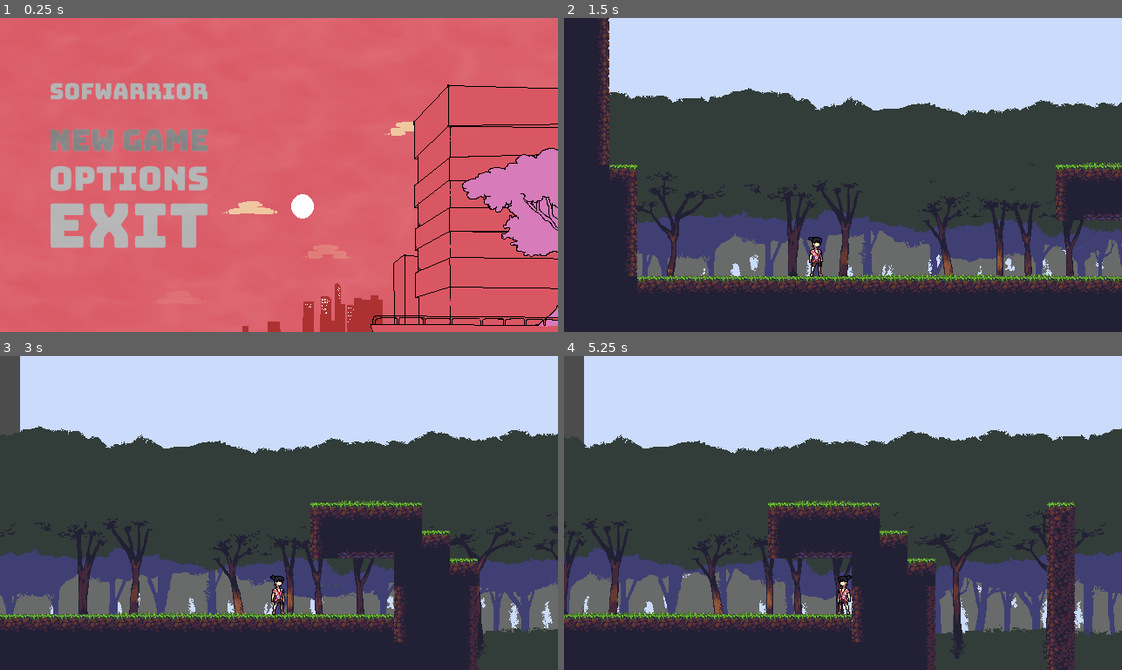
Above: before the commit, frames 1-4 (two rows, left to right).
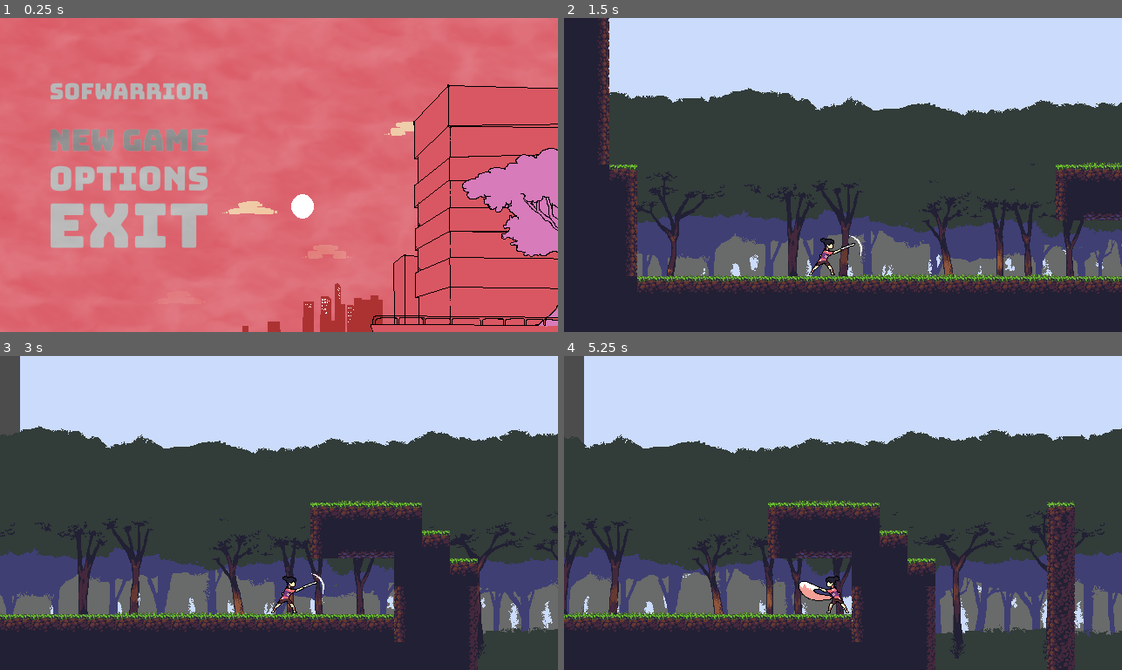
Above: after the commit, the same moments.

Repository: marcelo-lemos/Softwarrior
Game: Godot game, scene res://Nodes/UI/TitleScreen.tscn
Two runs of this game, one before a commit and one after it. Both use one fixed random seed, a clock stepped at 60 frames per second and the inputs below. The engine's default icon, where the game draws it, is replaced by a stand-in: a white triangle on a blue panel in a dark square.
Inputs (mouse positions are in pixels of both pictures, inside the frame that each line leads up to):
- Up to frame 1 (0.25 s): no input
- Up to frame 2 (1.5 s): click (692, 140) at 0.5 s; tap Enter (ui_accept) at 1.25 s; hold Right (ui_right) from 1.28 s (still down); hold X (attack) from 1.28 s (still down)
- Up to frame 3 (3 s): tap Z (jump) at 1.52, 2.27 s; tap A (fire, bound only before the commit) at 1.55, 2.1 s; release X (attack) at 2.03 s; tap X (attack) at 2.3 s; release Right (ui_right) at 2.78 s; hold Left (ui_left) from 2.78 s (still down); hold X (attack) from 2.78 s (still down)
- Up to frame 4 (5.25 s): tap A (fire, bound only before the commit) at 3.05 s; release Left (ui_left) at 3.53 s; release X (attack) at 3.53 s; hold Right (ui_right) 3.53-5.03 s; tap C (dash) at 3.6 s; tap Z (jump) at 3.77, 4.52 s; tap X (attack) at 3.8, 5.1 s; hold A (fire, bound only before the commit) 4.28-5.03 s; hold Left (ui_left) from 5.03 s (still down)

The runs differ from the first frame. In frame 2, 0.4% of the frame differs, in the area x 43-54%, y 69-83%; in frame 3, 0.4%; in frame 4, 0.6%, in the area x 42-52%, y 69-83%.

Commit message:
Add first ground combo sprite

Diff:
--- a/game/Nodes/Characters/Player/GroundAttack.gd
+++ b/game/Nodes/Characters/Player/GroundAttack.gd
@@ -17,14 +17,17 @@
 var combo = [{
 		'damage': 1,
 		'animation': 'ground_attack1',
+		'animation_sprite': 'GroundCombo1'
 	},
 	{
 		'damage': 1,
 		'animation': 'ground_attack2',
+		'animation_sprite': 'GroundCombo1'
 	},
 	{
 		'damage': 1,
 		'animation': 'ground_attack3',
+		'animation_sprite': 'GroundCombo1'
 	}]
 
 #var hit_objects = []
@@ -33,7 +36,8 @@
 	player.katana.connect("set_attack_input_listening", self, "set_attack_input_listening")
 	player.katana.connect("set_ready_for_next_attack", self, "set_ready_for_next_attack")
 	print("Entered GROUND_ATTACK")
-	sprite.play("Idle")
+
+	#sprite.play("Idle")
 	attack()
 
 func exit():
@@ -59,6 +63,9 @@
 			if combo_count <= MAX_COMBO_COUNT:
 				attack_current = combo[combo_count -1]
 				katana.attack(attack_current)
+				sprite.frame = 0
+				sprite.play(attack_current['animation_sprite'])
+
 
 	state = new_state
 
--- a/game/Nodes/Characters/Player/Player.tscn
+++ b/game/Nodes/Characters/Player/Player.tscn
@@ -1,79 +1,91 @@
-[gd_scene load_steps=46 format=2]
+[gd_scene load_steps=53 format=2]
 
 [ext_resource path="res://Nodes/Characters/Player/PlayerController.gd" type="Script" id=1]
 [ext_resource path="res://Nodes/Characters/GenericCharacter.tscn" type="PackedScene" id=2]
-[ext_resource path="res://Assets/Sprites/MC/PlayerRun1.png" type="Texture" id=3]
-[ext_resource path="res://Assets/Sprites/MC/PlayerRun2.png" type="Texture" id=4]
-[ext_resource path="res://Assets/Sprites/MC/PlayerRun3.png" type="Texture" id=5]
-[ext_resource path="res://Assets/Sprites/MC/PlayerRun4.png" type="Texture" id=6]
-[ext_resource path="res://Assets/Sprites/MC/PlayerRun5.png" type="Texture" id=7]
-[ext_resource path="res://Assets/Sprites/MC/PlayerRun6.png" type="Texture" id=8]
-[ext_resource path="res://Assets/Sprites/MC/PlayerRun7.png" type="Texture" id=9]
-[ext_resource path="res://Assets/Sprites/MC/PlayerRun8.png" type="Texture" id=10]
-[ext_resource path="res://Assets/Sprites/MC/PlayerRun9.png" type="Texture" id=11]
-[ext_resource path="res://Assets/Sprites/MC/PlayerRun10.png" type="Texture" id=12]
-[ext_resource path="res://Assets/Sprites/MC/PlayerRun11.png" type="Texture" id=13]
-[ext_resource path="res://Assets/Sprites/MC/PlayerIdle1.png" type="Texture" id=14]
-[ext_resource path="res://Assets/Sprites/MC/PlayerIdle2.png" type="Texture" id=15]
-[ext_resource path="res://Assets/Sprites/MC/PlayerIdle3.png" type="Texture" id=16]
-[ext_resource path="res://Assets/Sprites/MC/PlayerIdle4.png" type="Texture" id=17]
-[ext_resource path="res://Assets/Sprites/MC/PlayerIdle5.png" type="Texture" id=18]
-[ext_resource path="res://Assets/Sprites/MC/PlayerIdle6.png" type="Texture" id=19]
-[ext_resource path="res://Assets/Sprites/MC/PlayerWall1.png" type="Texture" id=20]
-[ext_resource path="res://Assets/Sprites/MC/PlayerWall2.png" type="Texture" id=21]
-[ext_resource path="res://Assets/Sprites/MC/PlayerWall3.png" type="Texture" id=22]
-[ext_resource path="res://Assets/Sprites/MC/playerJumpUp.png" type="Texture" id=23]
-[ext_resource path="res://Assets/Sprites/MC/PlayerDash1.png" type="Texture" id=24]
-[ext_resource path="res://Assets/Sprites/MC/PlayerDash2.png" type="Texture" id=25]
-[ext_resource path="res://Assets/Sprites/MC/PlayerDash3.png" type="Texture" id=26]
-[ext_resource path="res://Assets/Sprites/MC/PlayerDash4.png" type="Texture" id=27]
-[ext_resource path="res://Assets/Sprites/MC/playerJumpDown.png" type="Texture" id=28]
-[ext_resource path="res://Nodes/Combat/Katana.tscn" type="PackedScene" id=29]
-[ext_resource path="res://Nodes/Combat/shurikenShots.gd" type="Script" id=30]
-[ext_resource path="res://Nodes/Characters/Player/PlayerStateMachine.gd" type="Script" id=31]
-[ext_resource path="res://Nodes/Characters/Player/Move.gd" type="Script" id=32]
-[ext_resource path="res://Nodes/Characters/Player/Dash.gd" type="Script" id=33]
-[ext_resource path="res://Nodes/Characters/Player/MidAir.gd" type="Script" id=34]
-[ext_resource path="res://Nodes/Characters/Player/OnWall.gd" type="Script" id=35]
-[ext_resource path="res://Nodes/Characters/Player/GroundAttack.gd" type="Script" id=36]
-[ext_resource path="res://Nodes/Characters/Player/DashAttack.gd" type="Script" id=37]
-[ext_resource path="res://Nodes/Characters/Player/AirAttack.gd" type="Script" id=38]
-[ext_resource path="res://Nodes/Characters/Player/TextureEmitter.gd" type="Script" id=39]
-[ext_resource path="res://Assets/Sprites/MC/PlayerDashTrailFlip.png" type="Texture" id=40]
-[ext_resource path="res://Nodes/Characters/Player/CPUParticles2D.gd" type="Script" id=41]
-[ext_resource path="res://Assets/Sprites/MC/PlayerDashTrail.png" type="Texture" id=42]
+[ext_resource path="res://Assets/Sprites/MC/PlayerDash1.png" type="Texture" id=3]
+[ext_resource path="res://Assets/Sprites/MC/PlayerDash2.png" type="Texture" id=4]
+[ext_resource path="res://Assets/Sprites/MC/PlayerDash3.png" type="Texture" id=5]
+[ext_resource path="res://Assets/Sprites/MC/PlayerDash4.png" type="Texture" id=6]
+[ext_resource path="res://Assets/Sprites/MC/PlayerIdle1.png" type="Texture" id=7]
+[ext_resource path="res://Assets/Sprites/MC/PlayerIdle2.png" type="Texture" id=8]
+[ext_resource path="res://Assets/Sprites/MC/PlayerIdle3.png" type="Texture" id=9]
+[ext_resource path="res://Assets/Sprites/MC/PlayerIdle4.png" type="Texture" id=10]
+[ext_resource path="res://Assets/Sprites/MC/PlayerIdle5.png" type="Texture" id=11]
+[ext_resource path="res://Assets/Sprites/MC/PlayerIdle6.png" type="Texture" id=12]
+[ext_resource path="res://Assets/Sprites/MC/playerJumpDown.png" type="Texture" id=13]
+[ext_resource path="res://Assets/Sprites/MC/PlayerRun1.png" type="Texture" id=14]
+[ext_resource path="res://Assets/Sprites/MC/PlayerRun2.png" type="Texture" id=15]
+[ext_resource path="res://Assets/Sprites/MC/PlayerRun3.png" type="Texture" id=16]
+[ext_resource path="res://Assets/Sprites/MC/PlayerRun4.png" type="Texture" id=17]
+[ext_resource path="res://Assets/Sprites/MC/PlayerRun5.png" type="Texture" id=18]
+[ext_resource path="res://Assets/Sprites/MC/PlayerRun6.png" type="Texture" id=19]
+[ext_resource path="res://Assets/Sprites/MC/PlayerRun7.png" type="Texture" id=20]
+[ext_resource path="res://Assets/Sprites/MC/PlayerRun8.png" type="Texture" id=21]
+[ext_resource path="res://Assets/Sprites/MC/PlayerRun9.png" type="Texture" id=22]
+[ext_resource path="res://Assets/Sprites/MC/PlayerRun10.png" type="Texture" id=23]
+[ext_resource path="res://Assets/Sprites/MC/PlayerRun11.png" type="Texture" id=24]
+[ext_resource path="res://Assets/Sprites/MC/playerJumpUp.png" type="Texture" id=25]
+[ext_resource path="res://Assets/Sprites/MC/GroundComboFirst1.png" type="Texture" id=26]
+[ext_resource path="res://Assets/Sprites/MC/GroundComboFirst2.png" type="Texture" id=27]
+[ext_resource path="res://Assets/Sprites/MC/GroundComboFirst3.png" type="Texture" id=28]
+[ext_resource path="res://Assets/Sprites/MC/GroundComboFirst4.png" type="Texture" id=29]
+[ext_resource path="res://Assets/Sprites/MC/GroundComboFirst5.png" type="Texture" id=30]
+[ext_resource path="res://Assets/Sprites/MC/GroundComboFirst6.png" type="Texture" id=31]
+[ext_resource path="res://Assets/Sprites/MC/GroundComboFirst7.png" type="Texture" id=32]
+[ext_resource path="res://Assets/Sprites/MC/PlayerWall1.png" type="Texture" id=33]
+[ext_resource path="res://Assets/Sprites/MC/PlayerWall2.png" type="Texture" id=34]
+[ext_resource path="res://Assets/Sprites/MC/PlayerWall3.png" type="Texture" id=35]
+[ext_resource path="res://Nodes/Combat/Katana.tscn" type="PackedScene" id=36]
+[ext_resource path="res://Nodes/Combat/shurikenShots.gd" type="Script" id=37]
+[ext_resource path="res://Nodes/Characters/Player/PlayerStateMachine.gd" type="Script" id=38]
+[ext_resource path="res://Nodes/Characters/Player/Move.gd" type="Script" id=39]
+[ext_resource path="res://Nodes/Characters/Player/Dash.gd" type="Script" id=40]
+[ext_resource path="res://Nodes/Characters/Player/MidAir.gd" type="Script" id=41]
+[ext_resource path="res://Nodes/Characters/Player/OnWall.gd" type="Script" id=42]
+[ext_resource path="res://Nodes/Characters/Player/GroundAttack.gd" type="Script" id=43]
+[ext_resource path="res://Nodes/Characters/Player/DashAttack.gd" type="Script" id=44]
+[ext_resource path="res://Nodes/Characters/Player/AirAttack.gd" type="Script" id=45]
+[ext_resource path="res://Nodes/Characters/Player/TextureEmitter.gd" type="Script" id=46]
+[ext_resource path="res://Assets/Sprites/MC/PlayerDashTrailFlip.png" type="Texture" id=47]
+[ext_resource path="res://Nodes/Characters/Player/CPUParticles2D.gd" type="Script" id=48]
+[ext_resource path="res://Assets/Sprites/MC/PlayerDashTrail.png" type="Texture" id=49]
 
 [sub_resource type="SpriteFrames" id=1]
 animations = [ {
-"frames": [ ExtResource( 3 ), ExtResource( 4 ), ExtResource( 5 ), ExtResource( 6 ), ExtResource( 7 ), ExtResource( 8 ), ExtResource( 9 ), ExtResource( 10 ), ExtResource( 11 ), ExtResource( 12 ), ExtResource( 13 ) ],
+"frames": [ ExtResource( 3 ), ExtResource( 4 ), ExtResource( 5 ), ExtResource( 6 ) ],
+"loop": true,
+"name": "Dash",
+"speed": 12.0
+}, {
+"frames": [ ExtResource( 7 ), ExtResource( 8 ), ExtResource( 9 ), ExtResource( 10 ), ExtResource( 11 ), ExtResource( 12 ) ],
+"loop": true,
+"name": "Idle",
+"speed": 10.0
+}, {
+"frames": [ ExtResource( 13 ) ],
+"loop": true,
+"name": "JumpDown",
+"speed": 5.0
+}, {
+"frames": [ ExtResource( 14 ), ExtResource( 15 ), ExtResource( 16 ), ExtResource( 17 ), ExtResource( 18 ), ExtResource( 19 ), ExtResource( 20 ), ExtResource( 21 ), ExtResource( 22 ), ExtResource( 23 ), ExtResource( 24 ) ],
 "loop": true,
 "name": "Run",
 "speed": 19.0
 }, {
-"frames": [ ExtResource( 14 ), ExtResource( 15 ), ExtResource( 16 ), ExtResource( 17 ), ExtResource( 18 ), ExtResource( 19 ) ],
-"loop": true,
-"name": "Idle",
-"speed": 10.0
-}, {
-"frames": [ ExtResource( 20 ), ExtResource( 21 ), ExtResource( 22 ) ],
+"frames": [ ExtResource( 25 ) ],
+"loop": true,
+"name": "JumpUp",
+"speed": 5.0
+}, {
+"frames": [ ExtResource( 26 ), ExtResource( 27 ), ExtResource( 28 ), ExtResource( 29 ), ExtResource( 30 ), ExtResource( 31 ), ExtResource( 32 ) ],
+"loop": true,
+"name": "GroundCombo1",
+"speed": 25.0
+}, {
+"frames": [ ExtResource( 33 ), ExtResource( 34 ), ExtResource( 35 ) ],
 "loop": true,
 "name": "Wall",
 "speed": 12.0
-}, {
-"frames": [ ExtResource( 23 ) ],
-"loop": true,
-"name": "JumpUp",
-"speed": 5.0
-}, {
-"frames": [ ExtResource( 24 ), ExtResource( 25 ), ExtResource( 26 ), ExtResource( 27 ) ],
-"loop": true,
-"name": "Dash",
-"speed": 12.0
-}, {
-"frames": [ ExtResource( 28 ) ],
-"loop": true,
-"name": "JumpDown",
-"speed": 5.0
 } ]
 
 [sub_resource type="RectangleShape2D" id=2]
@@ -91,22 +103,18 @@
 script = null
 
 [node name="Sprite" parent="GenericCharacter" index="0"]
-position = Vector2( -15.7779, -23.8247 )
+position = Vector2( 0, 0.513336 )
 frames = SubResource( 1 )
 animation = "Idle"
-centered = false
 
 [node name="CollisionShape2D" parent="GenericCharacter" index="1"]
 position = Vector2( -1.21, 2.44 )
 shape = SubResource( 2 )
 
-[node name="Katana" parent="GenericCharacter" instance=ExtResource( 29 )]
-
-[node name="HitBox" parent="GenericCharacter/Katana" index="0"]
-rotation = 1.5708
+[node name="Katana" parent="GenericCharacter" instance=ExtResource( 36 )]
 
 [node name="RangedAttack" type="Node2D" parent="GenericCharacter"]
-script = ExtResource( 30 )
+script = ExtResource( 37 )
 
 [node name="WallDetection" type="Node2D" parent="GenericCharacter"]
 editor/display_folded = true
@@ -192,17 +200,18 @@
 amount = 10
 lifetime = 0.5
 local_coords = false
-texture = ExtResource( 42 )
+texture = ExtResource( 49 )
 gravity = Vector2( 50, 0 )
 color_ramp = SubResource( 3 )
-script = ExtResource( 41 )
+script = ExtResource( 48 )
 
 [node name="Timer" type="Timer" parent="GenericCharacter/TextureEmitter/Default"]
 wait_time = 0.15
 one_shot = true
-[connection signal="animation_finished" from="GenericCharacter/Katana/AnimationPlayer" to="GenericCharacter/StateMachine/AirAttack" method="_on_AnimationPlayer_animation_finished"]
+
 [connection signal="animation_finished" from="GenericCharacter/Katana/AnimationPlayer" to="GenericCharacter/StateMachine/DashAttack" method="_on_AnimationPlayer_animation_finished"]
 [connection signal="animation_finished" from="GenericCharacter/Katana/AnimationPlayer" to="GenericCharacter/StateMachine/GroundAttack" method="_on_AnimationPlayer_animation_finished"]
+[connection signal="animation_finished" from="GenericCharacter/Katana/AnimationPlayer" to="GenericCharacter/StateMachine/AirAttack" method="_on_AnimationPlayer_animation_finished"]
 [connection signal="timeout" from="GenericCharacter/TextureEmitter/Flip/Timer" to="GenericCharacter/TextureEmitter/Flip" method="_on_Timer_timeout"]
 [connection signal="timeout" from="GenericCharacter/TextureEmitter/Default/Timer" to="GenericCharacter/TextureEmitter/Default" method="_on_Timer_timeout"]
 
--- a/game/Nodes/UI/TitleScreen.tscn
+++ b/game/Nodes/UI/TitleScreen.tscn
@@ -104,7 +104,15 @@
 [node name="Fog" type="Sprite" parent="."]
 modulate = Color( 1, 1, 1, 0.282353 )
 material = SubResource( 2 )
-position = Vector2( 313.656, 173.492 )
+position = Vector2( 314.286, 172.862 )
+scale = Vector2( 10.4894, 6.30463 )
+z_index = 1
+texture = ExtResource( 16 )
+
+[node name="Fog2" type="Sprite" parent="."]
+modulate = Color( 1, 1, 1, 0.282353 )
+material = SubResource( 2 )
+position = Vector2( 314.286, 172.862 )
 scale = Vector2( 10.4894, 6.30463 )
 z_index = 1
 texture = ExtResource( 16 )
@@ -199,5 +207,6 @@
 [node name="AudioStreamPlayer" type="AudioStreamPlayer" parent="."]
 stream = ExtResource( 25 )
 autoplay = true
+
 [connection signal="pressed" from="MarginContainer/VBoxContainer/VBoxContainer/TextureButton" to="." method="_on_TextureButton_pressed"]
 [connection signal="pressed" from="MarginContainer/VBoxContainer/VBoxContainer/TextureButton3" to="." method="_on_TextureButton3_pressed"]
--- a/game/project.godot
+++ b/game/project.godot
@@ -87,15 +87,14 @@
 "events": [ Object(InputEventKey,"resource_local_to_scene":false,"resource_name":"","device":0,"alt":false,"shift":false,"control":false,"meta":false,"command":false,"pressed":false,"scancode":67,"unicode":0,"echo":false,"script":null)
  ]
 }
-fire={
-"deadzone": 0.5,
-"events": [ Object(InputEventKey,"resource_local_to_scene":false,"resource_name":"","device":0,"alt":false,"shift":false,"control":false,"meta":false,"command":false,"pressed":false,"scancode":65,"unicode":0,"echo":false,"script":null)
- ]
-}
 attack={
 "deadzone": 0.5,
 "events": [ Object(InputEventKey,"resource_local_to_scene":false,"resource_name":"","device":0,"alt":false,"shift":false,"control":false,"meta":false,"command":false,"pressed":false,"scancode":88,"unicode":0,"echo":false,"script":null)
  ]
+}
+fire={
+"deadzone": 0.5,
+"events": [  ]
 }
 
 [rendering]
Binary file added: game/Assets/Sprites/MC/GroundComboFirst1.png
Not shown, added: game/Assets/Sprites/MC/GroundComboFirst1.png.import
Binary file added: game/Assets/Sprites/MC/GroundComboFirst2.png
Not shown, added: game/Assets/Sprites/MC/GroundComboFirst2.png.import
Binary file added: game/Assets/Sprites/MC/GroundComboFirst3.png
Not shown, added: game/Assets/Sprites/MC/GroundComboFirst3.png.import
Binary file added: game/Assets/Sprites/MC/GroundComboFirst4.png
Not shown, added: game/Assets/Sprites/MC/GroundComboFirst4.png.import
Binary file added: game/Assets/Sprites/MC/GroundComboFirst5.png
Not shown, added: game/Assets/Sprites/MC/GroundComboFirst5.png.import
Binary file added: game/Assets/Sprites/MC/GroundComboFirst6.png
Not shown, added: game/Assets/Sprites/MC/GroundComboFirst6.png.import
(and 3 more such lines)
